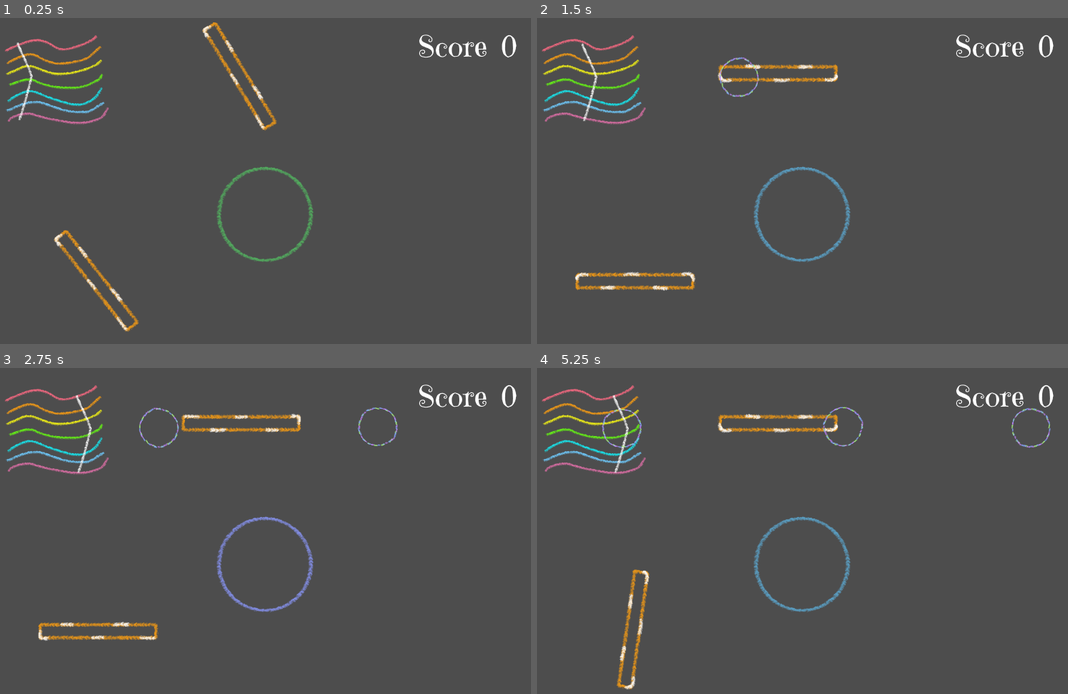
Above: before the commit, frames 1-4 (two rows, left to right).
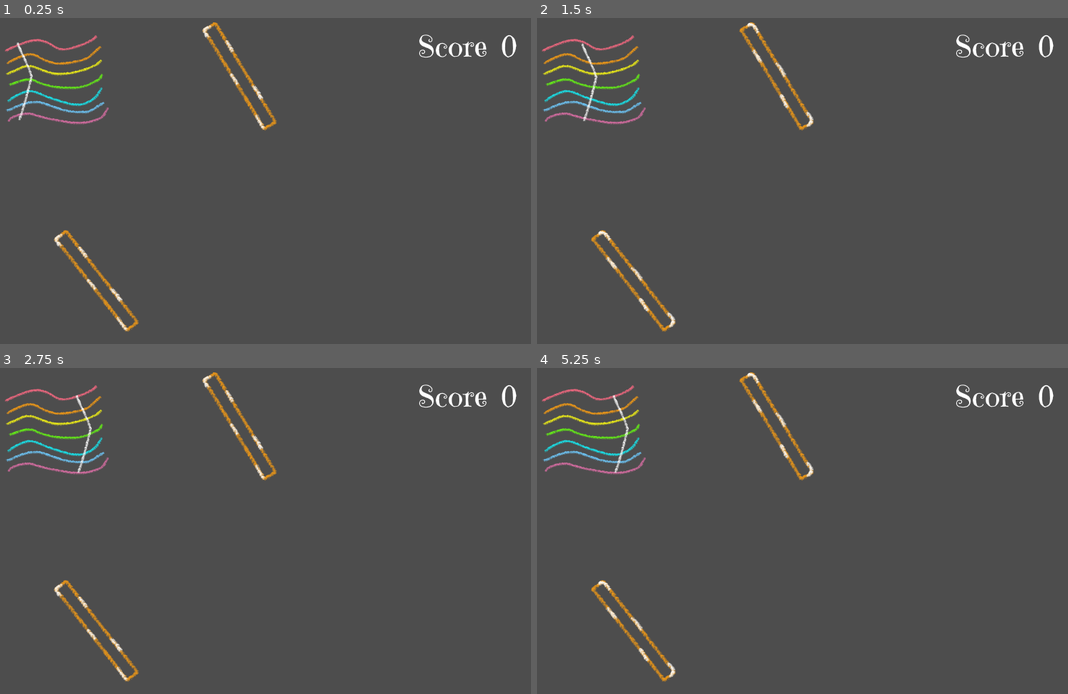
Above: after the commit, the same moments.

Repository: KuthorX/element-maze
Game: Godot game, scene res://node_2d.tscn
Two runs of this game, one before a commit and one after it. Both use one fixed random seed, a clock stepped at 60 frames per second and the inputs below.
Inputs (mouse positions are in pixels of both pictures, inside the frame that each line leads up to):
- Up to frame 1 (0.25 s): no input
- Up to frame 2 (1.5 s): tap Enter (ui_accept) at 0.5 s; drag from (775, 76) to (802, 213) at 0.52 s; drag from (632, 278) to (802, 213) at 1.27 s
- Up to frame 3 (2.75 s): move the mouse to (302, 449) at 2.02 s; hold Enter (ui_accept) from 2.03 s (still down); click (302, 449) at 2.17 s
- Up to frame 4 (5.25 s): release Enter (ui_accept) at 2.75 s; drag from (754, 599) to (632, 628) at 2.77 s; move the mouse to (951, 583) at 3.52 s; hold Enter (ui_accept) 3.53-4.25 s; click (951, 583) at 3.67 s; drag from (611, 475) to (632, 628) at 4.27 s; move the mouse to (807, 527) at 5.02 s; hold Enter (ui_accept) from 5.03 s (still down); click (807, 527) at 5.17 s

The runs differ from the first frame. In frame 1, 0.6% of the frame differs, in the area x 40-59%, y 45-75%; in frame 2, 2.9%; in frame 3, 3.1%; in frame 4, 3.2%, in the area x 10-97%, y 1-99%.
Error after the commit: Parse Error: Identifier "GameLogger" not declared in the current scope. (res://scripts/LevelScore.gd:82)

Commit message:
feat: logger

Diff:
--- a/node_2d.tscn
+++ b/node_2d.tscn
@@ -58,7 +58,7 @@
 text = "0"
 
 [node name="DestinationCircle" type="Sprite2D" parent="."]
-position = Vector2(1367, 953)
+position = Vector2(2944, 789)
 scale = Vector2(0.25, 0.25)
 texture = ExtResource("6_kdubu")
 script = ExtResource("3_4d7sh")
--- a/scripts/BounceFlat.gd
+++ b/scripts/BounceFlat.gd
@@ -20,7 +20,7 @@
 	# 连接输入事件
 	interaction_area.input_event.connect(_on_interaction_area_input_event)
 
-	print("TouchArea setup complete - collision_layer:", interaction_area.collision_layer, "collision_mask:", interaction_area.collision_mask)
+	GameLogger.debug("TouchArea setup complete - collision_layer: %d, collision_mask: %d" % [interaction_area.collision_layer, interaction_area.collision_mask], "BounceFlat")
 
 func _on_interaction_area_input_event(_viewport: Node, event: InputEvent, _shape_idx: int):
 	# 处理交互区域内的输入事件
@@ -37,13 +37,13 @@
 func handle_mouse_button_event(event: InputEventMouseButton):
 	if event.button_index == MOUSE_BUTTON_LEFT:
 		if event.pressed:
-			print("Mouse pressed on TouchArea")
+			GameLogger.debug("Mouse pressed on TouchArea", "BounceFlat")
 			# 由于事件已经来自 TouchArea，直接开始拖拽
 			is_dragging = true
 			last_mouse_position = get_global_mouse_position()
 		else:
 			# 鼠标释放
-			print("Mouse released from TouchArea")
+			GameLogger.debug("Mouse released from TouchArea", "BounceFlat")
 			is_dragging = false
 
 func handle_mouse_motion_event(_event: InputEventMouseMotion):
@@ -61,60 +61,60 @@
 
 func handle_touch_event(event: InputEventScreenTouch):
 	if event.pressed:
-		print("Touch pressed on TouchArea")
+		GameLogger.debug("Touch pressed on TouchArea", "BounceFlat")
 		# 由于事件已经来自 TouchArea，直接开始拖拽
 		is_dragging = true
 		last_mouse_position = event.position
 	else:
 		# 触摸释放
-		print("Touch released from TouchArea")
+		GameLogger.debug("Touch released from TouchArea", "BounceFlat")
 		is_dragging = false
 
 func is_point_in_interaction_area(point: Vector2) -> bool:
 	# 检查点是否在 TouchArea 的交互区域内
 	var collision_shape = interaction_area.get_child(0) as CollisionShape2D
 
-	print("TouchArea collision_shape:", collision_shape)
+	GameLogger.debug("TouchArea collision_shape: %s" % collision_shape, "BounceFlat")
 
 	if collision_shape and collision_shape.shape:
-		print("TouchArea shape type:", collision_shape.shape.get_class())
+		GameLogger.debug("TouchArea shape type: %s" % collision_shape.shape.get_class(), "BounceFlat")
 
 		# 将全局坐标转换为 TouchArea 的局部坐标
 		var local_point = interaction_area.to_local(point)
-		print("TouchArea local_point:", local_point)
+		GameLogger.debug("TouchArea local_point: %s" % local_point, "BounceFlat")
 
 		# 根据形状类型进行检测
 		if collision_shape.shape is RectangleShape2D:
 			var rect_shape = collision_shape.shape as RectangleShape2D
 			var half_size = rect_shape.size / 2.0
-			print("TouchArea rect_size:", rect_shape.size, "half_size:", half_size)
+			GameLogger.debug("TouchArea rect_size: %s, half_size: %s" % [rect_shape.size, half_size], "BounceFlat")
 
 			# 检查点是否在矩形内（考虑旋转）
 			var rotated_point = local_point.rotated(-interaction_area.rotation)
 			if abs(rotated_point.x) <= half_size.x and abs(rotated_point.y) <= half_size.y:
-				print("Point is inside TouchArea rectangle")
+				GameLogger.debug("Point is inside TouchArea rectangle", "BounceFlat")
 				return true
 
 		elif collision_shape.shape is CircleShape2D:
 			var circle_shape = collision_shape.shape as CircleShape2D
-			print("TouchArea circle_radius:", circle_shape.radius)
+			GameLogger.debug("TouchArea circle_radius: %s" % circle_shape.radius, "BounceFlat")
 
 			if local_point.length() <= circle_shape.radius:
-				print("Point is inside TouchArea circle")
+				GameLogger.debug("Point is inside TouchArea circle", "BounceFlat")
 				return true
 
 		elif collision_shape.shape is CapsuleShape2D:
 			var capsule_shape = collision_shape.shape as CapsuleShape2D
-			print("TouchArea capsule_radius:", capsule_shape.radius, "height:", capsule_shape.height)
+			GameLogger.debug("TouchArea capsule_radius: %s, height: %s" % [capsule_shape.radius, capsule_shape.height], "BounceFlat")
 
 			var half_height = capsule_shape.height / 2.0
 			var rotated_point = local_point.rotated(-interaction_area.rotation)
 
 			if abs(rotated_point.y) <= half_height and abs(rotated_point.x) <= capsule_shape.radius:
-				print("Point is inside TouchArea capsule")
+				GameLogger.debug("Point is inside TouchArea capsule", "BounceFlat")
 				return true
 
-	print("Point is outside TouchArea")
+	GameLogger.debug("Point is outside TouchArea", "BounceFlat")
 	return false
 
 func rotate_bounce_flat(delta_rotation: float):
--- a/scripts/DestinationCircle.gd
+++ b/scripts/DestinationCircle.gd
@@ -49,19 +49,19 @@
 		_guide_ball_to_center(ball)
 
 func _on_body_entered(body: Node) -> void:
-	print("on_body_entered")
+	GameLogger.debug("on_body_entered", "DestinationCircle")
 	_try_capture_from_node(body)
 
 func _on_area_entered(area: Node) -> void:
-	print("on_area_entered")
+	GameLogger.debug("on_area_entered", "DestinationCircle")
 	_try_capture_from_node(area)
 
 func _on_body_exited(body: Node) -> void:
-	print("on_body_exited")
+	GameLogger.debug("on_body_exited", "DestinationCircle")
 	_release_if_tracking(body)
 
 func _on_area_exited(area: Node) -> void:
-	print("on_area_exited")
+	GameLogger.debug("on_area_exited", "DestinationCircle")
 	_release_if_tracking(area)
 
 func _try_capture_from_node(node: Node) -> void:
--- a/scripts/ElementSource.gd
+++ b/scripts/ElementSource.gd
@@ -9,7 +9,7 @@
 
 func _unhandled_input(event: InputEvent) -> void:
 	if event.is_action_pressed("ui_accept"):
-		print("press ui_accept")
+		GameLogger.info("press ui_accept", "ElementSource")
 		_spawn_color_ball()
 
 func _spawn_color_ball() -> void:
--- a/scripts/LevelScore.gd
+++ b/scripts/LevelScore.gd
@@ -79,4 +79,4 @@
         score_value_node.text = str(display_score)
 
 func _print_score() -> void:
-    print("Score: ", score)
+    GameLogger.info("Score: %d" % score, "LevelScore")
Not shown, changed: .gitignore
